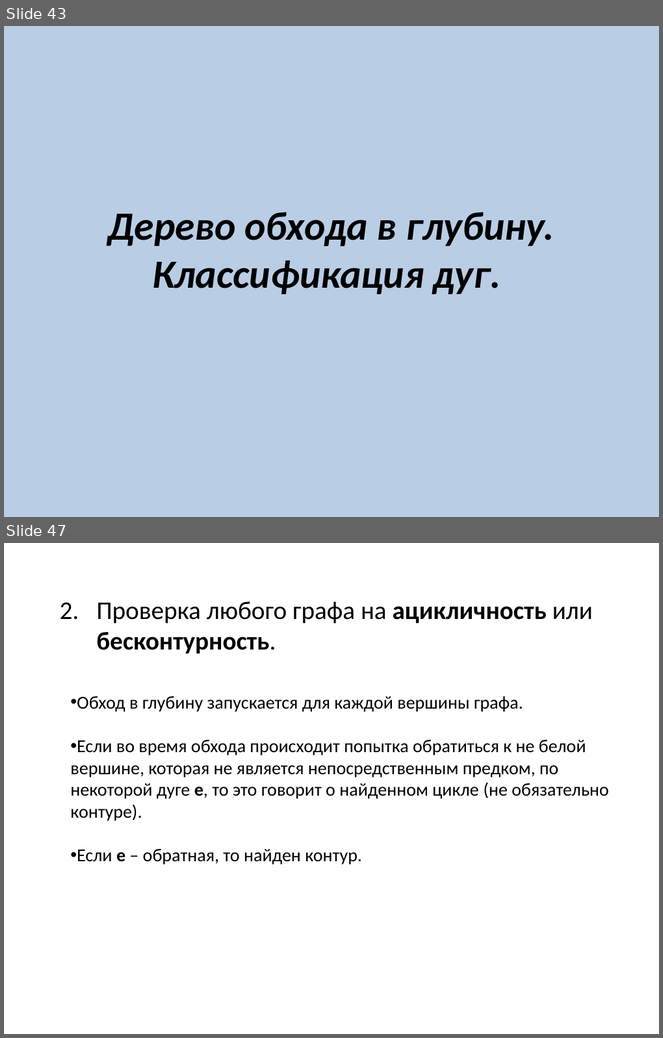
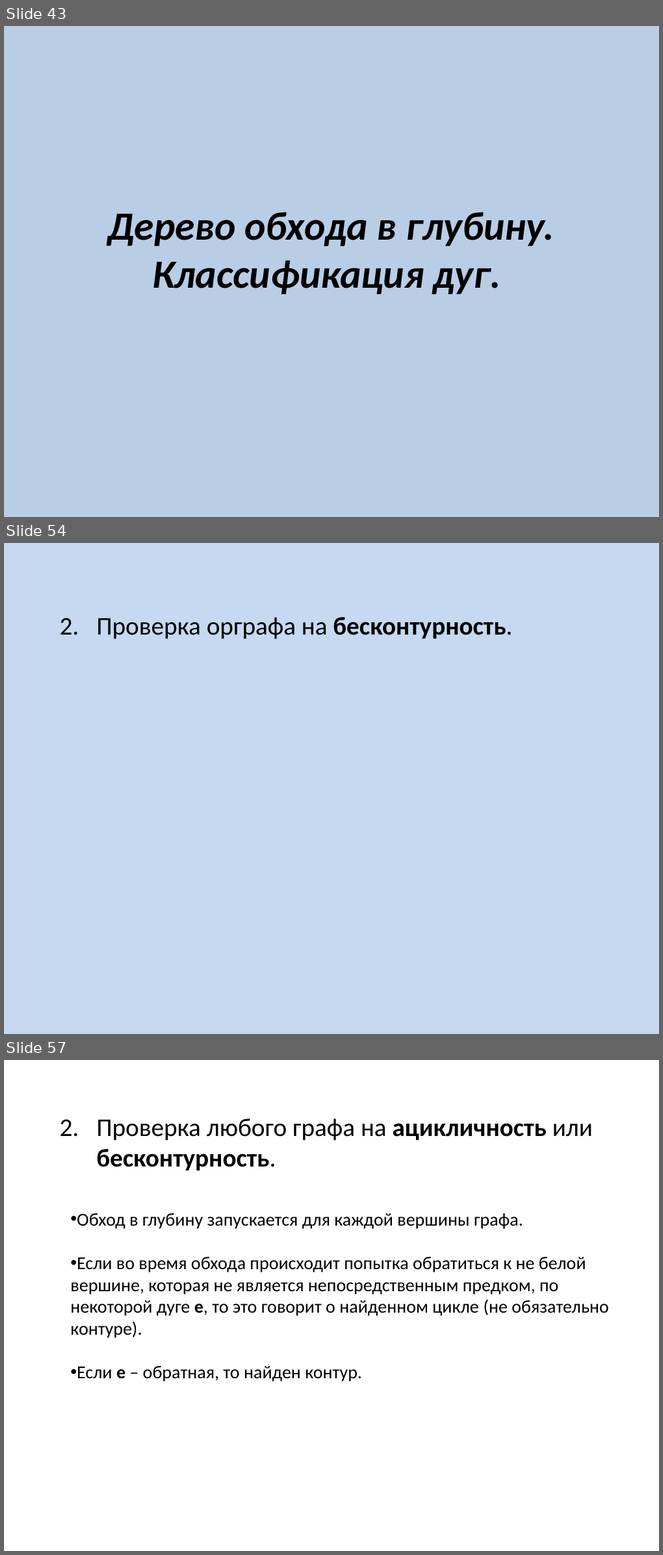
Before and after one commit to SteinbergOB/ANG, a slide deck: Презентации/Лекция 1.pptx. Shown one above the other, each under a label of ours: slides 43 and 47 before the commit, slides 43, 54 and 57 after it; the slides between them are not shown. The pictures are 663x1038 and 663x1555 pixels, drawn with LibreOffice and Linux fonts; fonts in the diff are those of the drawing. Boxes give left, top, right and bottom in pixels: in the first picture for what was removed or moved away, otherwise in the second. Text is boxed around its words. In the diff, an @@ line names an element or a change of style, - is before the commit and + after.

```diff
--- a/Презентации/Лекция 1.pptx
+++ b/Презентации/Лекция 1.pptx
@@ slide 54 added at (4,543,659,1034), background #C6D9F1 @@
@@ text added at (96,617,512,639), 28 pt, text #000000 @@
+2. Проверка орграфа на бесконтурность.
@@ what was slide 47 is now slide 57 @@
```
Also in this commit, not shown: 4 slides changed, 9 other slides added, 1 other file.
